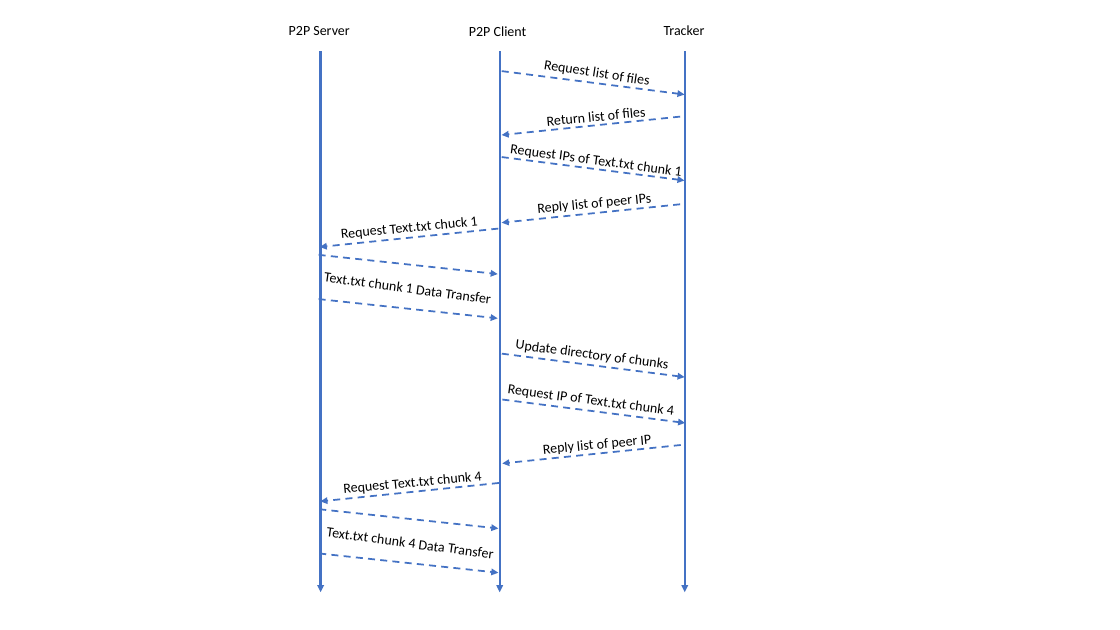
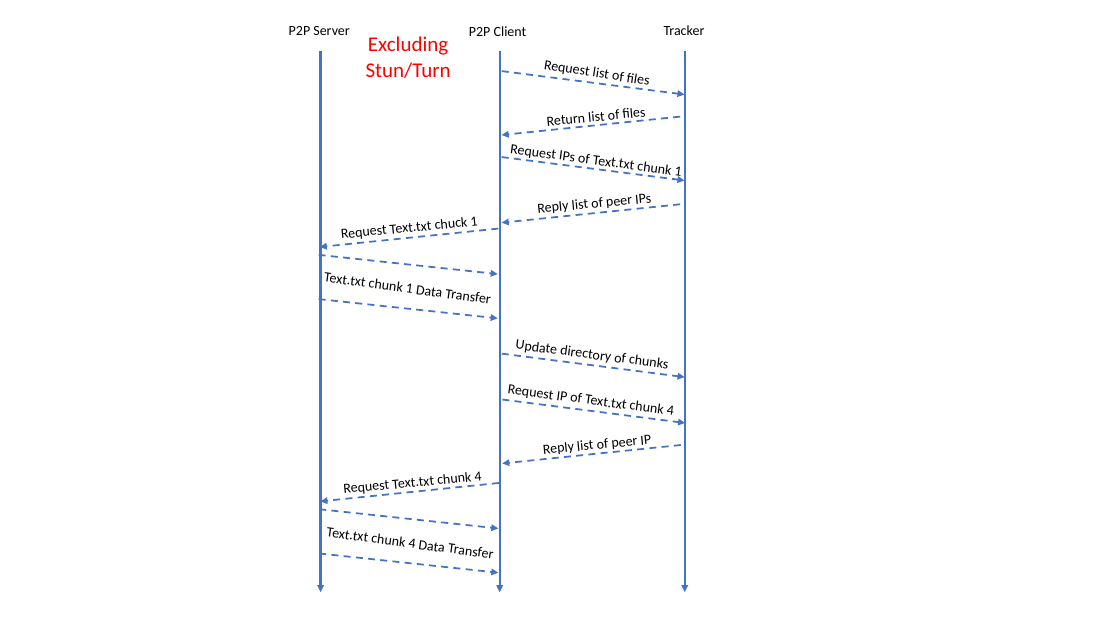
Before and after one commit to cs3103-1819s1-g4/cs3103_p2p, a slide deck: slide 1 of image/CS3103.pptx. Drawn at 1120x630 pixels with LibreOffice and Linux fonts; fonts in the diff are those of the drawing. Boxes give left, top, right and bottom in pixels: in the first picture for what was removed or moved away, otherwise in the second. Text is boxed around its words. In the diff, an @@ line names an element or a change of style, - is before the commit and + after.

```diff
--- a/image/CS3103.pptx
+++ b/image/CS3103.pptx
@@ text added at (366,36,451,78), 18 pt, text #FF0000 @@
+Excluding Stun/Turn
```
Also in this commit, not shown: 2 other slides changed, 5 other files.
